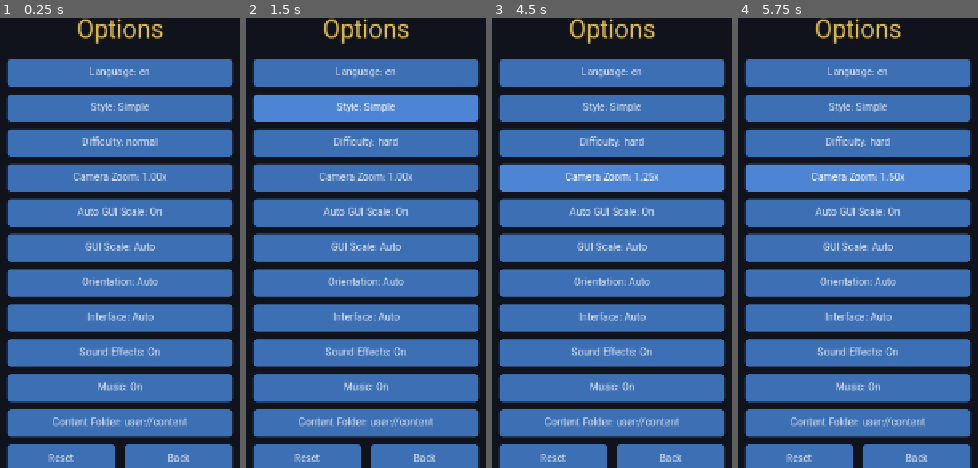
Above: before the commit, frames 1-4 (left to right).
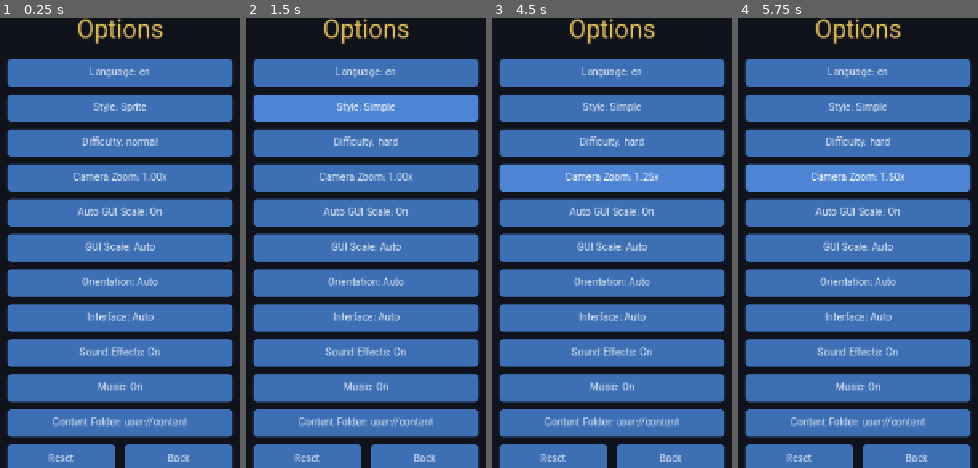
Above: after the commit, the same moments.

Repository: golshandvr-del/Sjalwmbdjdlxl
Game: Godot game, scene res://scenes/options_menu.tscn
Two runs of this game, one before a commit and one after it. Both use one fixed random seed, a clock stepped at 60 frames per second and the inputs below. This scene is started directly instead of the project's main scene.
Inputs:
- Up to frame 1 (0.25 s): no input
- Up to frame 2 (1.5 s): click "Difficulty: normal" at 0.5 s; click "Style: Simple" (after the commit: "Style: Sprite") at 1.25 s
- Up to frame 3 (4.5 s): click "Difficulty: hard" at 2 s; click "Difficulty: easy" at 2.75 s; click "Difficulty: normal" at 3.5 s; click "Camera Zoom: 1.00x" at 4.25 s
- Up to frame 4 (5.75 s): click "Camera Zoom: 1.25x" at 5 s

The runs differ from the first frame. In frame 1, 0.3% of the frame differs, in the area x 37-63%, y 18-21%; in frame 2, nothing differs; in frame 3, less than 0.1%; in frame 4, nothing differs.

Commit message:
options_menu: show correct label for the sprite render style

Diff:
--- a/ui/shared/options_menu.gd
+++ b/ui/shared/options_menu.gd
@@ -226,9 +226,13 @@
 
 
 func _style_label(style_id: String) -> String:
-	if style_id == "detailed":
-		return _loc.t("ui.game.style_detailed")
-	return _loc.t("ui.game.style_simple")
+	match style_id:
+		"detailed":
+			return _loc.t("ui.game.style_detailed")
+		"sprite":
+			return _loc.t("ui.game.style_sprite")
+		_:
+			return _loc.t("ui.game.style_simple")
 
 
 func _on_off(value: bool) -> String:
